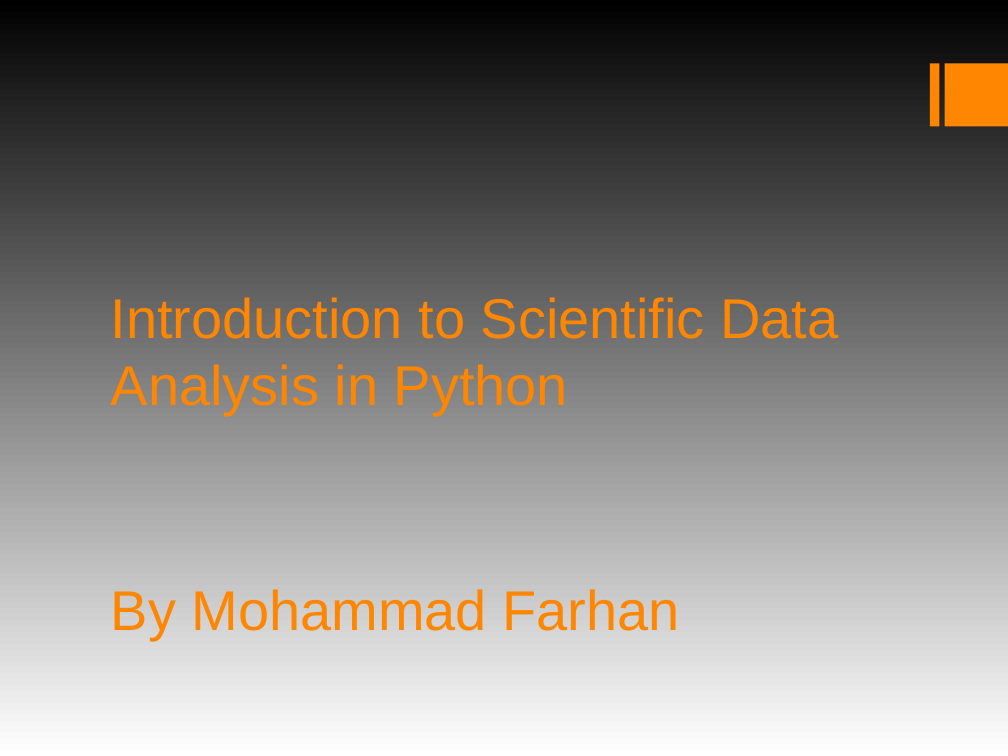
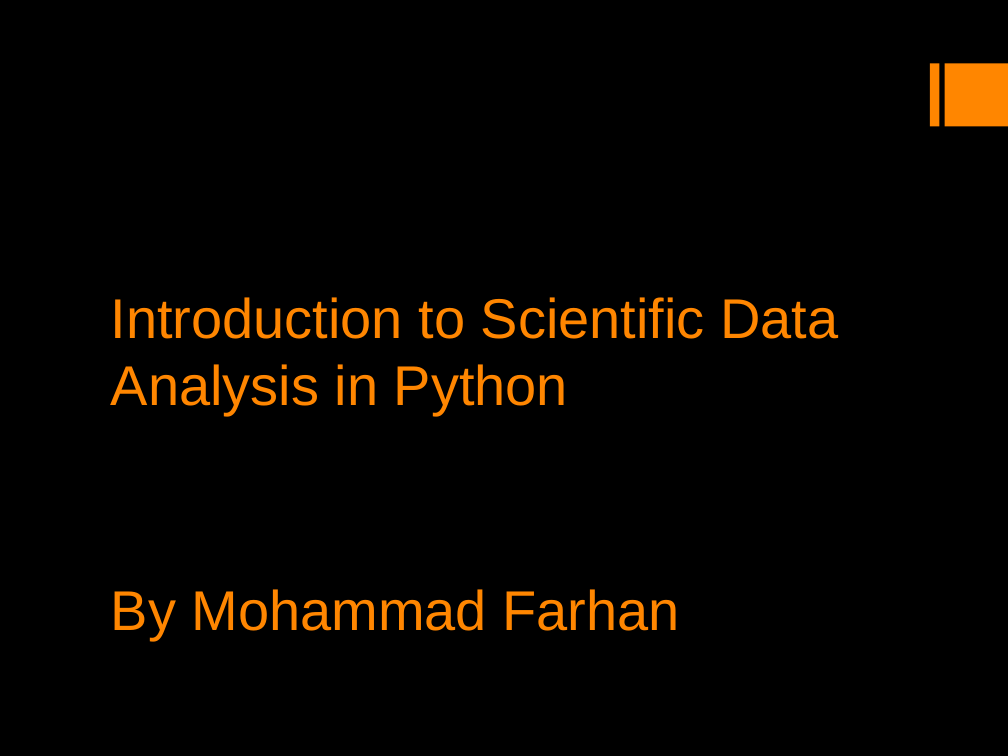
Before and after one commit to mfarhan12/intro_to_scientific_computing, a slide deck: slide 1 of Introduction to Scientific Computing in Python.odp. Drawn at 1008x756 pixels with LibreOffice and Linux fonts; fonts in the diff are those of the drawing. Boxes give left, top, right and bottom in pixels: in the first picture for what was removed or moved away, otherwise in the second. Text is boxed around its words. In the diff, an @@ line names an element or a change of style, - is before the commit and + after.

```diff
--- a/Introduction to Scientific Computing in Python.odp
+++ b/Introduction to Scientific Computing in Python.odp
@@ background gradient #000000 to #FFFFFF to #000000 @@
```
Also in this commit, not shown: 4 other slides changed, 2 slides added, 1 slide removed, 3 other files.
